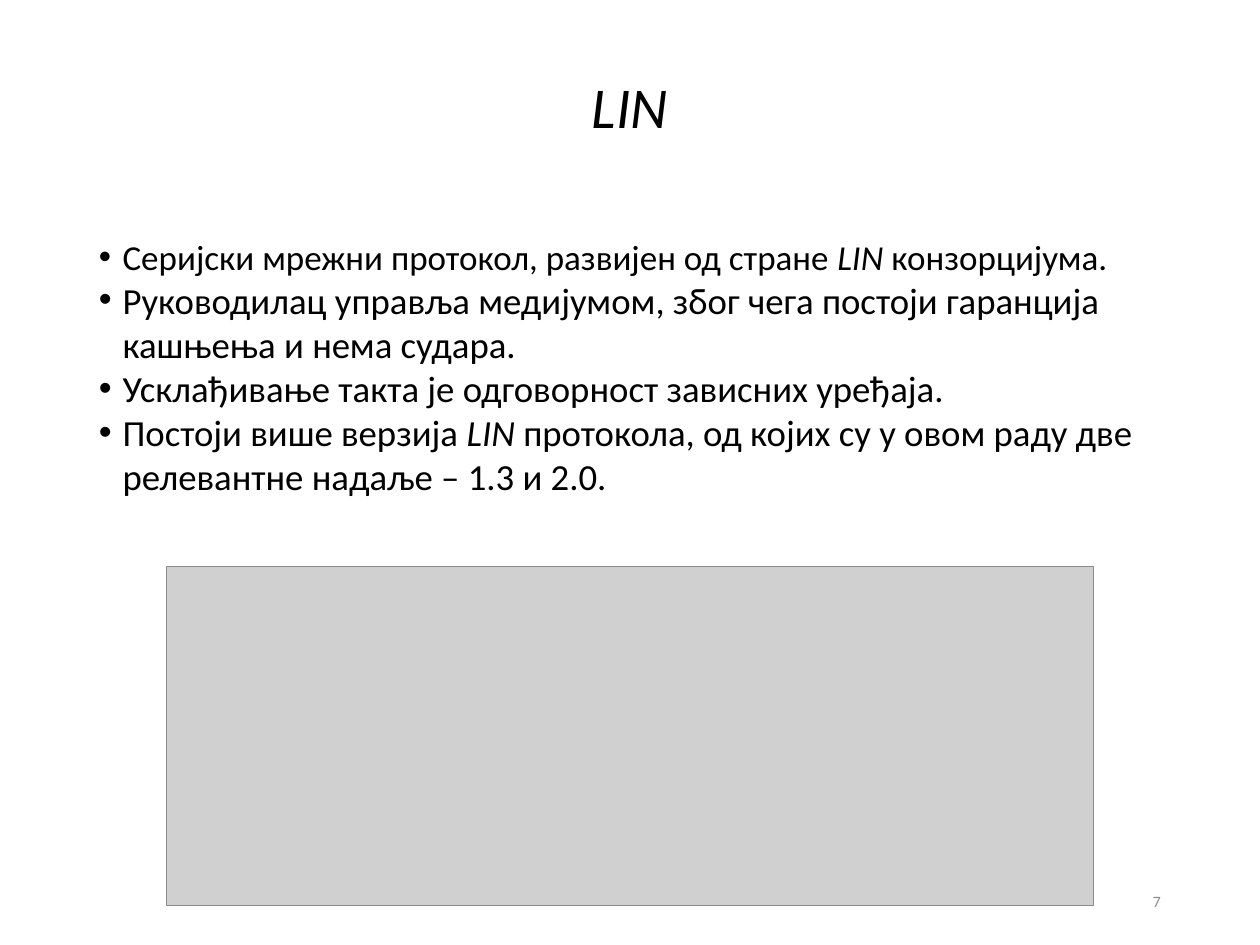
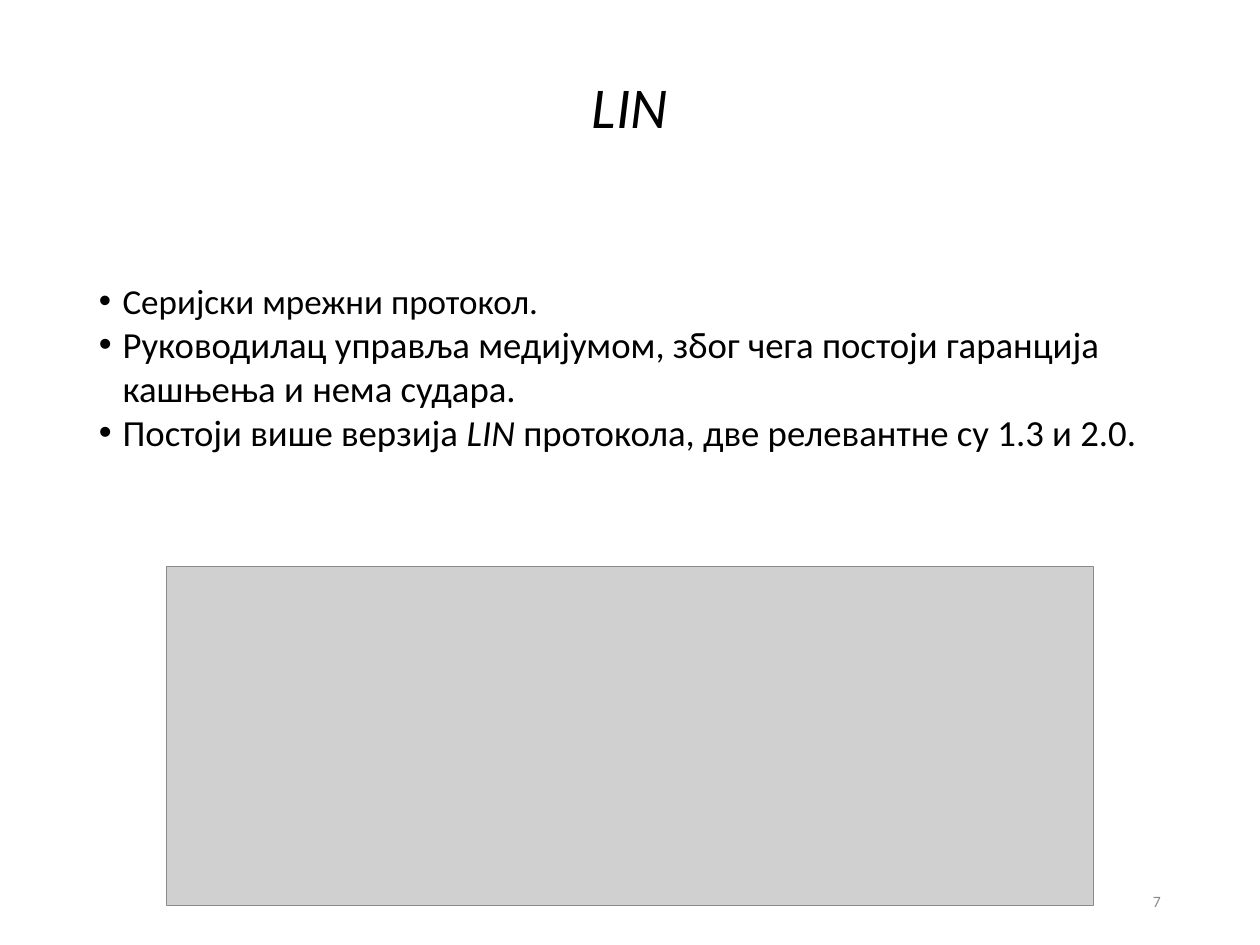
Before and after one commit to fjasic/bsc, a slide deck: slide 7 of documentation/Filip_Jasic_RA46-2014-prezentacija.ppt. Drawn at 1260x945 pixels with LibreOffice and Linux fonts; fonts in the diff are those of the drawing; grey boxes stand for pictures; background and template pictures are left out. Boxes give left, top, right and bottom in pixels: in the first picture for what was removed or moved away, otherwise in the second. Text is boxed around its words. In the diff, an @@ line names an element or a change of style, - is before the commit and + after.

```diff
--- a/documentation/Filip_Jasic_RA46-2014-prezentacija.ppt
+++ b/documentation/Filip_Jasic_RA46-2014-prezentacija.ppt
@@ text "Серијски мрежни протокол.": place and size @@
-text "Серијски мрежни протокол." at (123,246,1132,496)
+text "Серијски мрежни протокол." at (123,290,1136,453)
@@ text at (123,290,538,320): text changed @@
-• Серијски мрежни протокол, развијен од стране LIN конзорцијума.
+• Серијски мрежни протокол.
@@ text at (123,420,1136,453): text changed @@
-• Усклађивање такта је одговорност зависних уређаја.
-• Постоји више верзија LIN протокола, од којих су у овом раду две релевантне надаље – 1.3 и 2.0.
+• Постоји више верзија LIN протокола, две релевантне су 1.3 и 2.0.
```
Also in this commit, not shown: 8 other slides changed, 6 other files.
